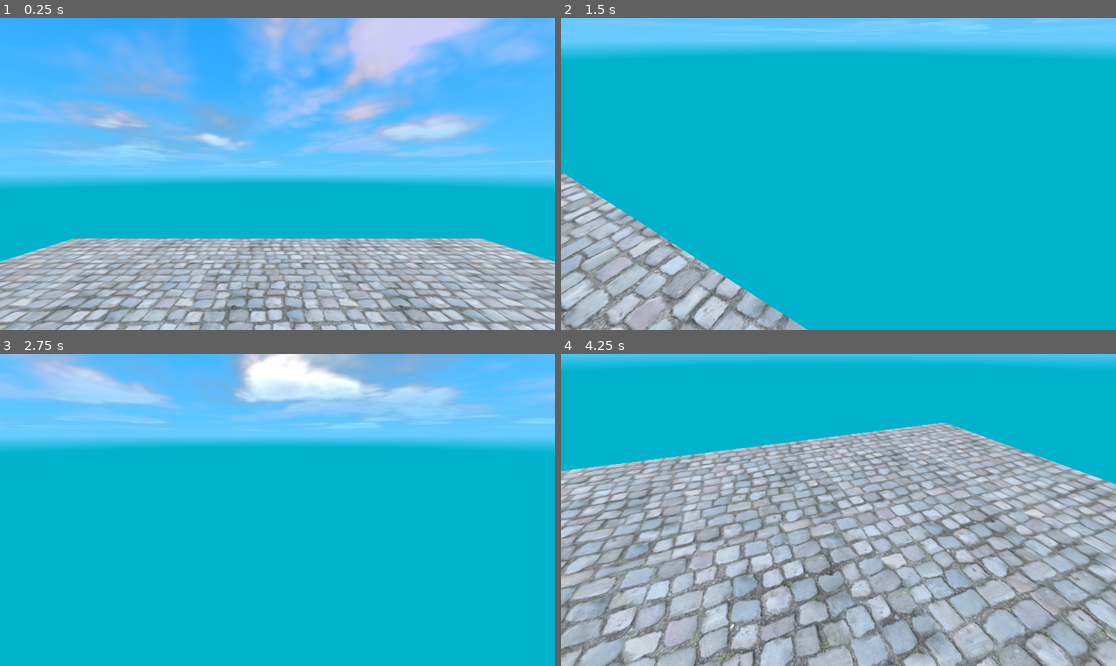
Above: before the commit, frames 1-4 (two rows, left to right).
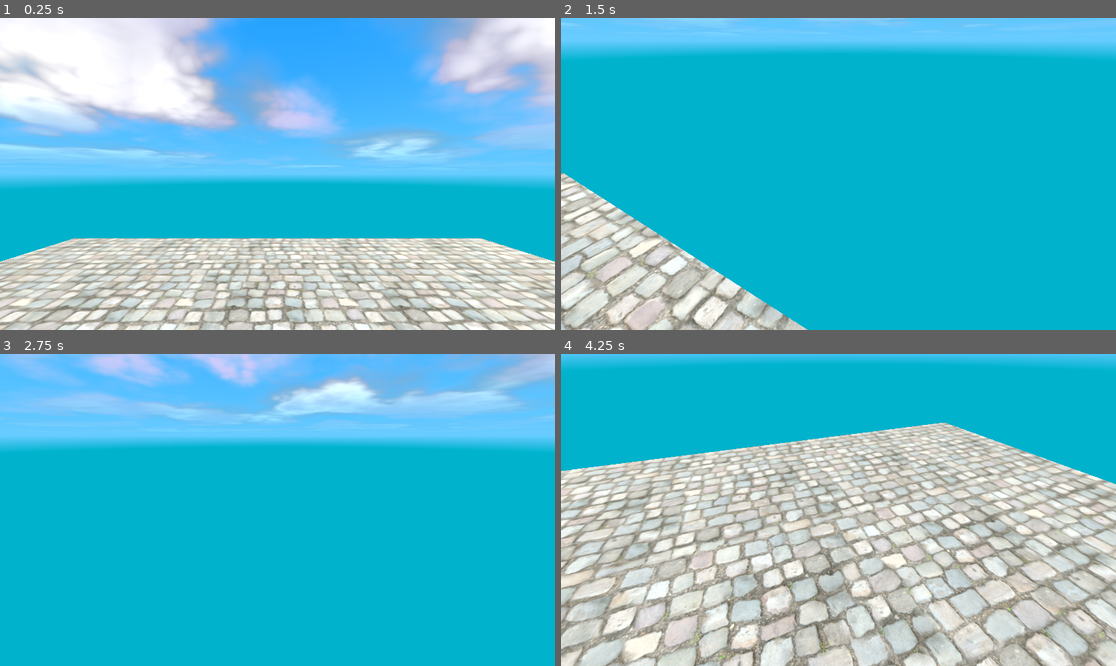
Above: after the commit, the same moments.

Repository: vierth/qianlongsworld
Game: Godot game, scene res://levels/main/main.tscn
Same seed, same stepped clock (60 frames per second), same inputs: the game is played once before the commit and once after it.
Inputs (mouse positions are in pixels of both pictures, inside the frame that each line leads up to):
- Up to frame 1 (0.25 s): no input
- Up to frame 2 (1.5 s): tap Enter (ui_accept) at 0.5, 0.77 s; move the mouse to (960, 158) at 0.52 s; hold D (right) 0.53-1.28 s; click (960, 158) at 0.67 s; move the mouse to (810, 174) at 1.27 s; hold W (forward) from 1.28 s (still down)
- Up to frame 3 (2.75 s): keep holding W (forward); tap Enter (ui_accept) at 1.52, 2 s; move the mouse to (288, 503) at 2.02 s
- Up to frame 4 (4.25 s): keep holding W (forward); tap Enter (ui_accept) at 2.75, 3.02, 3.5, 3.77 s; move the mouse to (832, 516) at 2.77 s; move the mouse to (877, 513) at 3.52 s

The runs differ from the first frame. In frame 1, 64% of the frame differs, in the area x 0-100%, y 0-100%; in frame 2, 12%; in frame 3, 12%; in frame 4, 69%, in the area x 0-100%, y 22-100%.

Commit message:
Add Day, Night, Season Sim

Diff:
--- /dev/null
+++ b/game/levels/main/Environment.gd
@@ -0,0 +1,148 @@
+# https://godotshaders.com/shader/stylized-sky-with-procedural-sun-and-moon/
+
+@tool
+extends Node3D
+
+## This is not a simulation of the actual model but only a extremely simplified version.
+## I don't know if I made some mistakes in my assumptions. I haven't found a similar solution anywhere.
+## Most were even more simplified or much more complicated.
+
+const HOURS_IN_DAY : float = 24.0
+const DAYS_IN_YEAR : int = 365
+
+# For simplify, a local time, I skip totally a longitude
+@export_range( 0.0, HOURS_IN_DAY, 0.0001 ) var day_time : float = 0.0 :
+	set( value ) :
+		day_time = value
+		if day_time < 0.0 :
+			day_time += HOURS_IN_DAY
+			day_of_year -= 1
+		elif day_time > HOURS_IN_DAY :
+			day_time -= HOURS_IN_DAY
+			day_of_year += 1
+		_update()
+@export_range( -90.0, 90.0, 0.01 ) var latitude : float = 0 :
+	set( value ) :
+		latitude = value
+		_update()
+## Day of year. In game, if you reach DAYS_IN_YEAR, don't set 0 to keep correct position of the moon
+@export_range( 1, DAYS_IN_YEAR, 1 ) var day_of_year : int = 1 :
+	set( value ) :
+		day_of_year = value
+		_update()
+## The tilt of the rotational axis resulting in the occurrence of seasons
+@export_range( -180.0, 180.0, 0.01 ) var planet_axial_tilt : float = 23.44 :
+	set( value ) :
+		planet_axial_tilt = value
+		_update()
+# The deviation of the moon's orbit from the earth's orbit
+@export_range( -180.0, 180.0, 0.01 ) var moon_orbital_inclination : float = 5.14:
+	set( value ) :
+		moon_orbital_inclination = value
+		_update_moon()
+## Time required for the moon to orbit around the earth (in days = one rotation of the earth around its own axis)
+@export_range( 0.1, DAYS_IN_YEAR, 0.01 ) var moon_orbital_period : float = 29.5 :
+	set( value ) :
+		moon_orbital_period = value
+		_update_moon()
+@export_range( 0.0, 1.0, 0.01 ) var clouds_cutoff : float = 0.3 :
+	set( value ) :
+		clouds_cutoff = value
+		_update_clouds()
+@export_range( 0.0, 1.0, 0.01 ) var clouds_weight : float = 0.0 :
+	set( value ) :
+		clouds_weight = value
+		_update_clouds()
+## If on, the sum of day_of_year and day_time will be passed to the sky shadader to use instead of TIME from the engine
+@export var use_day_time_for_shader : bool = false :
+	set( value ) :
+		use_day_time_for_shader = value
+		_update_shader()
+## Multiplier of the elapsed time in the running game.
+## If 0.0 - day time will not be changed automatically.
+## If 1.0 - one hour will take one second.
+@export_range( 0.0, 1.0, 0.0001 ) var time_scale : float = 0.01 :
+	set( value ) :
+		time_scale = value
+## If 0, the value will set from the sun object, but as the script runs in the editor, it may set the wrong value, so it is best to set it manually.
+@export_range( 0.0, 10.0, 0.01 ) var sun_base_enegry : float = 0.0 :
+	set( value ) :
+		sun_base_enegry = value
+		_update_shader()
+## If 0, the value will set from the moon object, but as the script runs in the editor, it may set the wrong value, so it is best to set it manually.
+@export_range( 0.0, 10.0, 0.01 ) var moon_base_enegry : float = 0.0 :
+	set( value ) :
+		moon_base_enegry = value
+		_update_shader()
+
+@onready var environment : WorldEnvironment = $WorldEnvironment
+@onready var sun : DirectionalLight3D = $Sun
+@onready var moon : DirectionalLight3D = $Moon
+
+func _ready() -> void :
+	if is_instance_valid( sun ) :
+		sun.position = Vector3( 0.0, 0.0, 0.0 )
+		sun.rotation = Vector3( 0.0, 0.0, 0.0 )
+		sun.rotation_order = EULER_ORDER_ZXY
+		if sun_base_enegry == 0.0 :
+			sun_base_enegry = sun.light_energy
+	if is_instance_valid( moon ) :
+		moon.position = Vector3( 0.0, 0.0, 0.0 )
+		moon.rotation = Vector3( 0.0, 0.0, 0.0 )
+		moon.rotation_order = EULER_ORDER_ZXY
+		if moon_base_enegry == 0.0 :
+			moon_base_enegry = moon.light_energy
+	_update()
+
+func _process( delta: float ) -> void :
+	if not Engine.is_editor_hint() : # We don't want a time lapse in the editor
+		day_time += delta * time_scale
+
+func _update() -> void :
+	_update_sun()
+	_update_moon()
+	_update_clouds()
+	_update_shader()
+
+func _update_sun() -> void :
+	if is_instance_valid( sun ) :
+		var day_progress : float = day_time / HOURS_IN_DAY
+		# Sunset and sunrise
+		sun.rotation.x = ( day_progress * 2.0 - 0.5 ) * -PI
+		# 193 is the number of days from the summer solstice to the end of the year.
+		# Here we want 0 for the summer solstice and 1 for the winter solstice.
+		var earth_orbit_progress = ( float( day_of_year ) + 193.0 + day_progress ) / float( DAYS_IN_YEAR )
+		# Rotation to the deviation of the axis of rotation from the orbit.
+		# This gives us shorter days in winter and longer days in summer.
+		sun.rotation.y = deg_to_rad( cos( earth_orbit_progress * PI * 2.0 ) * planet_axial_tilt )
+		sun.rotation.z = deg_to_rad( latitude )
+		# Disabling light under the horizon
+		var sun_direction = sun.to_global( Vector3( 0.0, 0.0, 1.0 )).normalized()
+		sun.light_energy = smoothstep( -0.05, 0.1, sun_direction.y ) * sun_base_enegry
+
+func _update_moon() -> void :
+	var day_progress : float = day_time / HOURS_IN_DAY
+	if is_instance_valid( moon ) :
+		# Progress of the moon's orbital rotation in days
+		var moon_orbit_progress : float = ( fmod( float( day_of_year ), moon_orbital_period ) + day_progress ) / moon_orbital_period
+		moon.rotation.x = (( day_progress - moon_orbit_progress ) * 2.0 - 1.0 ) * PI
+		var axial_tilt = moon_orbital_inclination
+		# Adding a planet axial tilt depending on the time of day
+		axial_tilt += planet_axial_tilt * sin(( day_progress * 2.0 - 1.0 ) * PI )
+		moon.rotation.y = deg_to_rad( axial_tilt )
+		moon.rotation.z = deg_to_rad( latitude )
+		# Disabling light under the horizon
+		var moon_direction = moon.to_global( Vector3( 0.0, 0.0, 1.0 )).normalized()
+		moon.light_energy = smoothstep( -0.05, 0.1, moon_direction.y ) * moon_base_enegry
+
+func _update_clouds() -> void :
+	if is_instance_valid( environment ) :
+		environment.environment.sky.sky_material.set_shader_parameter( "clouds_cutoff", clouds_cutoff )
+		environment.environment.sky.sky_material.set_shader_parameter( "clouds_weight", clouds_weight )
+
+func _update_shader() -> void :
+	if is_instance_valid( environment ) :
+		environment.environment.sky.sky_material.set_shader_parameter(
+			"overwritten_time",
+			( day_of_year * HOURS_IN_DAY + day_time ) * 100.0 if use_day_time_for_shader else 0.0
+		)
--- a/game/levels/main/main.tscn
+++ b/game/levels/main/main.tscn
@@ -1,8 +1,9 @@
-[gd_scene load_steps=10 format=3 uid="uid://ceg17eyehxdir"]
+[gd_scene load_steps=11 format=3 uid="uid://ceg17eyehxdir"]
 
 [ext_resource type="Material" uid="uid://u8ms0bm1c8te" path="res://assets/shaders/materials/SkyShader.tres" id="1_6spky"]
 [ext_resource type="Texture2D" uid="uid://cwgnycma6qqbx" path="res://assets/textures/roads/cobblestone/cobblestone_floor_08_diff_2k.jpg" id="1_7mm4m"]
 [ext_resource type="PackedScene" uid="uid://buoa4rfr48kmo" path="res://characters/player/player.tscn" id="1_gyeyk"]
+[ext_resource type="Script" path="res://levels/main/Environment.gd" id="1_haybg"]
 [ext_resource type="Texture2D" uid="uid://bun0npkhy1ilj" path="res://assets/textures/roads/cobblestone/cobblestone_floor_08_nor_gl_2k.jpg" id="2_u2tk3"]
 
 [sub_resource type="Sky" id="Sky_t3s8o"]
@@ -31,12 +32,21 @@
 [node name="World" type="Node3D"]
 
 [node name="Environment" type="Node3D" parent="."]
+script = ExtResource("1_haybg")
+day_time = 12.0
+latitude = 39.92
+day_of_year = 182
+use_day_time_for_shader = true
 
 [node name="WorldEnvironment" type="WorldEnvironment" parent="Environment"]
 environment = SubResource("Environment_giykr")
 
 [node name="Sun" type="DirectionalLight3D" parent="Environment"]
 transform = Transform3D(1, 0, 0, 0, 0.0874339, 0.99617, 0, -0.99617, 0.0874339, 0, 3.08732, 0)
+
+[node name="Moon" type="DirectionalLight3D" parent="Environment"]
+transform = Transform3D(1, 0, 0, 0, 1, 0, 0, 0, 1, 0, 3.0957, 0)
+light_color = Color(0.945098, 0.917647, 0.737255, 1)
 
 [node name="Terrain" type="StaticBody3D" parent="."]
 
